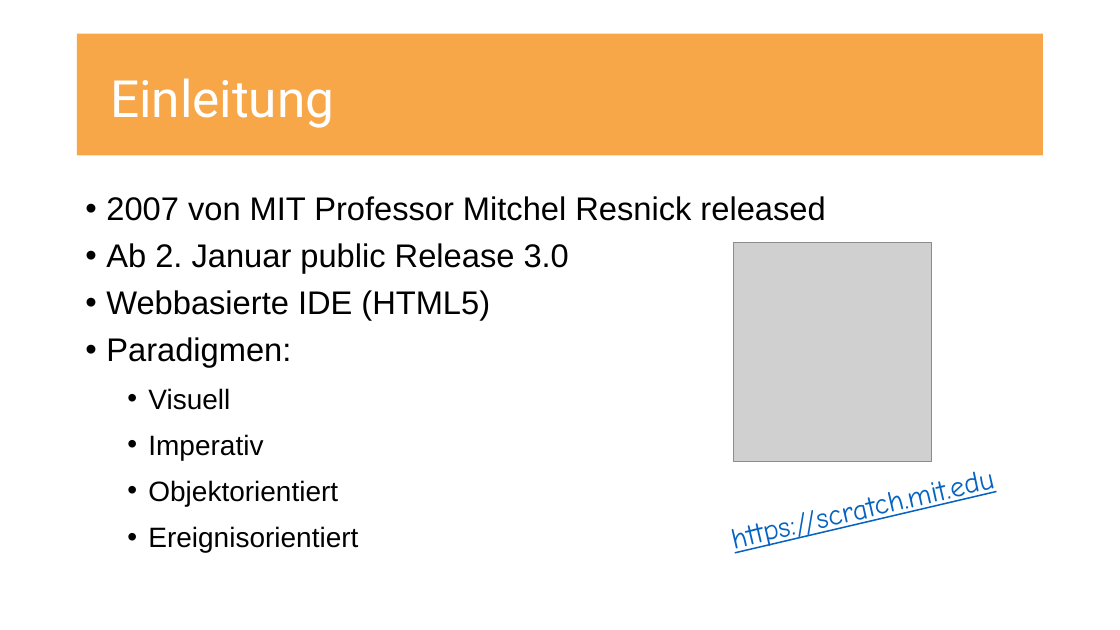
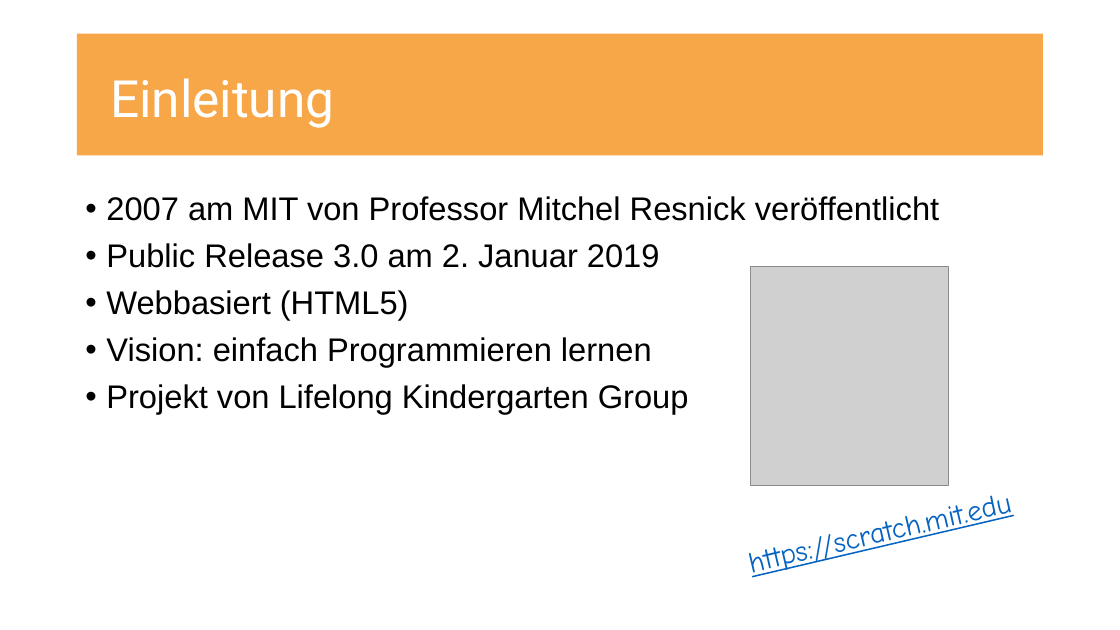
Before and after one commit to UncleBench/PCP-Projekt, a slide deck: slide 2 of Praesentation.pptx. Drawn at 1120x630 pixels with LibreOffice and Linux fonts; fonts in the diff are those of the drawing; grey boxes stand for pictures. Boxes give left, top, right and bottom in pixels: in the first picture for what was removed or moved away, otherwise in the second. Text is boxed around its words. In the diff, an @@ line names an element or a change of style, - is before the commit and + after.

```diff
--- a/Praesentation.pptx
+++ b/Praesentation.pptx
@@ text at (106, 196, 939, 414): text changed @@
-• 2007 von MIT Professor Mitchel Resnick released
-• Ab 2. Januar public Release 3.0
-• Webbasierte IDE (HTML5)
-• Paradigmen:
-  • Visuell
-  • Imperativ
-  • Objektorientiert
-  • Ereignisorientiert
+• 2007 am MIT von Professor Mitchel Resnick veröffentlicht
+• Public Release 3.0 am 2. Januar 2019
+• Webbasiert (HTML5)
+• Vision: einfach Programmieren lernen
+• Projekt von Lifelong Kindergarten Group
@@ picture: place and size @@
-picture at (734, 242, 932, 461)
+picture at (750, 266, 949, 486)
@@ text "https://scratch.mit.edu": place and size @@
-text "https://scratch.mit.edu" at (718, 449, 1026, 561)
+text "https://scratch.mit.edu" at (736, 473, 1044, 586)
```
Also in this commit, not shown: 3 other slides changed, 1 other file.
